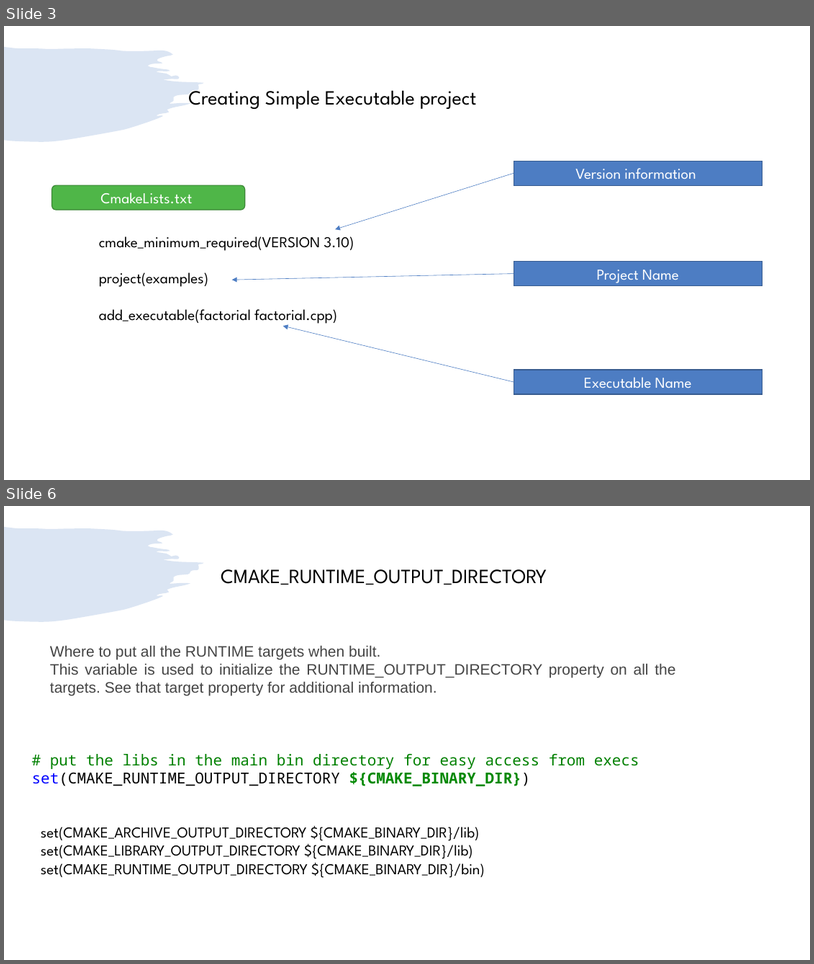
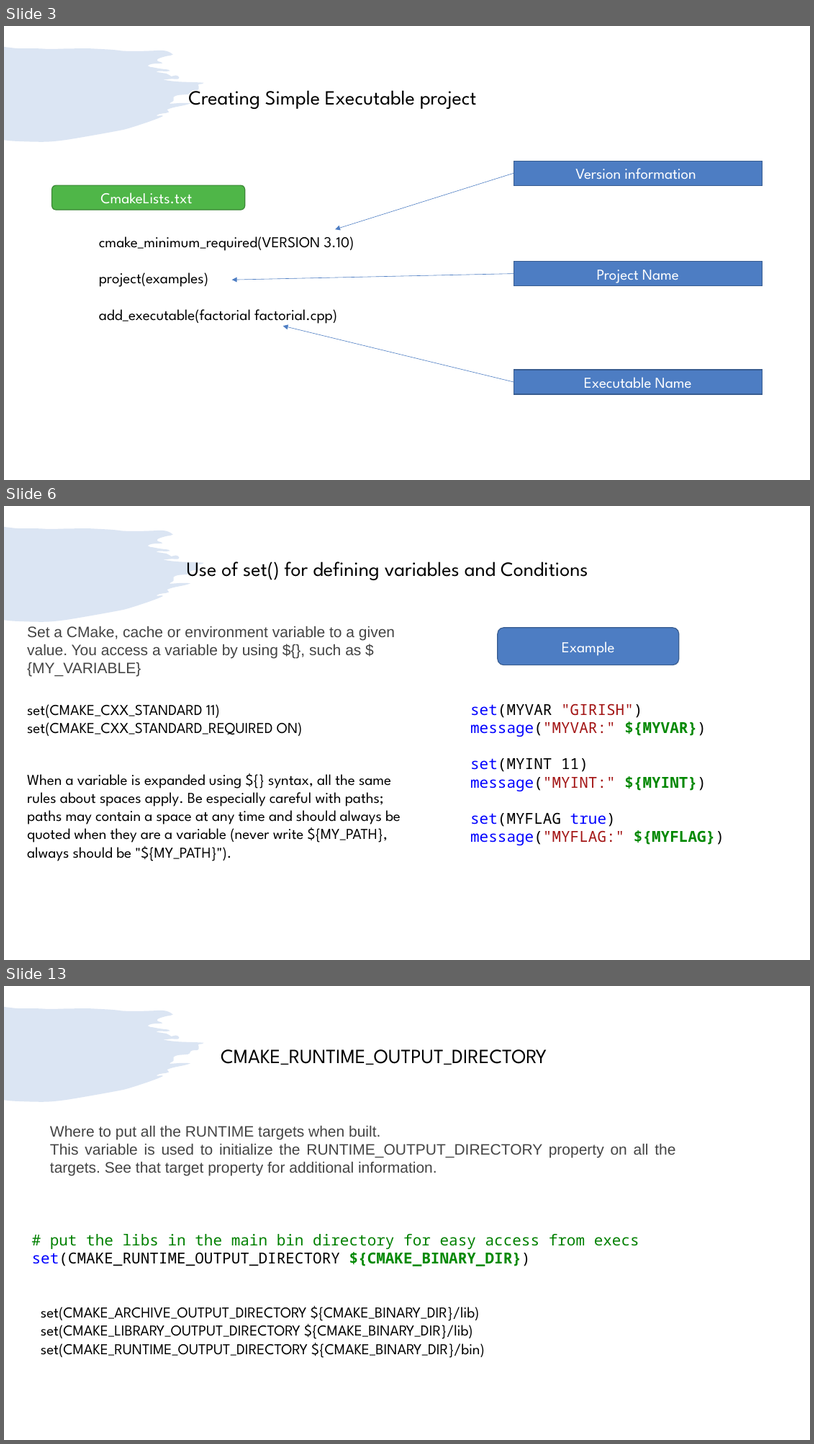
Before and after one commit to girishlande/cmake, a slide deck: learnings.pptx. Shown one above the other, each under a label of ours: slides 3 and 6 before the commit, slides 3, 6 and 13 after it; the slides between them are not shown. The pictures are 814x964 and 814x1444 pixels, drawn with LibreOffice and Linux fonts; fonts in the diff are those of the drawing. Boxes give left, top, right and bottom in pixels: in the first picture for what was removed or moved away, otherwise in the second. Text is boxed around its words. In the diff, an @@ line names an element or a change of style, - is before the commit and + after.

```diff
--- a/learnings.pptx
+++ b/learnings.pptx
@@ slide 6 added at (x1=4, y1=506, x2=810, y2=960), background #FFFFFF; not listed: 1 template element that a slide beside it also shows @@
@@ text added at (x1=187, y1=561, x2=588, y2=580), 24 pt, text #000000 @@
+Use of set() for defining variables and Conditions
@@ text added at (x1=27, y1=626, x2=395, y2=677), 18 pt, text #444444 @@
+Set a CMake, cache or environment variable to a given value. You access a variable by using ${}, such as ${MY_VARIABLE}
@@ rounded rectangle added at (x1=498, y1=628, x2=680, y2=665), fill #4D7DC3, outline #395C90 1 pt, 18 pt, text #FFFFFF @@
+Example
@@ text added at (x1=27, y1=704, x2=303, y2=736), 18 pt, text #000000 @@
+set(CMAKE_CXX_STANDARD 11)
+set(CMAKE_CXX_STANDARD_REQUIRED ON)
@@ text added at (x1=471, y1=703, x2=725, y2=845), 18 pt, text #0000FF @@
+set(MYVAR "GIRISH")
+message("MYVAR:" ${MYVAR})
+set(MYINT 11)
+message("MYINT:" ${MYINT})
+set(MYFLAG true)
+message("MYFLAG:" ${MYFLAG})
@@ text added at (x1=27, y1=774, x2=401, y2=861), 18 pt, text #000000 @@
+When a variable is expanded using ${} syntax, all the same rules about spaces apply. Be especially careful with paths; paths may contain a space at any time and should always be quoted when they are a variable (never write ${MY_PATH}, always should be "${MY_PATH}").
@@ what was slide 6 is now slide 13 @@
```
Also in this commit, not shown: 6 slides changed, 7 other slides added, 3 slides removed.
